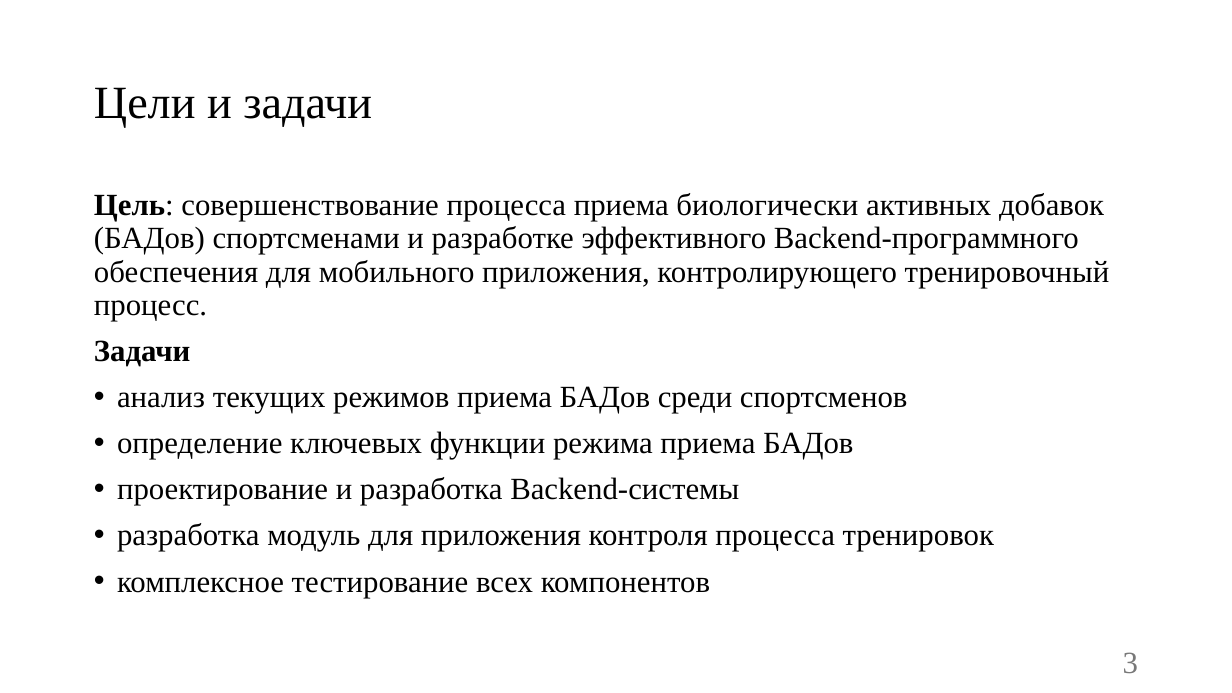
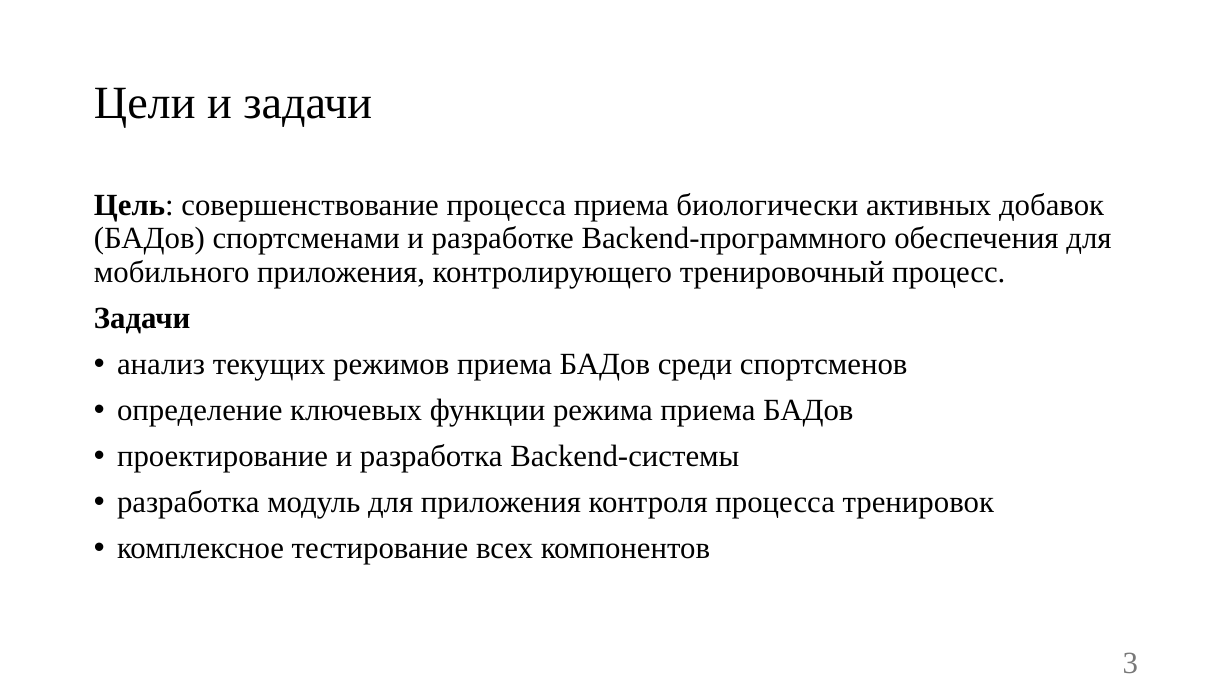
Before and after one commit to vadimgilka/SportApp, a slide deck: slide 3 of Documentation/Documentation Backend/Презентация-Чупинин-Антон-Павлович.pptx. Drawn at 1232x693 pixels with LibreOffice and Linux fonts; fonts in the diff are those of the drawing. Boxes give left, top, right and bottom in pixels: in the first picture for what was removed or moved away, otherwise in the second. Text is boxed around its words. In the diff, an @@ line names an element or a change of style, - is before the commit and + after.

```diff
--- a/Documentation/Documentation Backend/Презентация-Чупинин-Антон-Павлович.pptx
+++ b/Documentation/Documentation Backend/Презентация-Чупинин-Антон-Павлович.pptx
@@ text at (94,193,1111,288): text changed @@
-Цель: совершенствование процесса приема биологически активных добавок (БАДов) спортсменами и разработке эффективного Backend-программного обеспечения для мобильного приложения, контролирующего тренировочный процесс.
+Цель: совершенствование процесса приема биологически активных добавок (БАДов) спортсменами и разработке Backend-программного обеспечения для мобильного приложения, контролирующего тренировочный процесс.
```
Also in this commit, not shown: 2 other slides changed.
